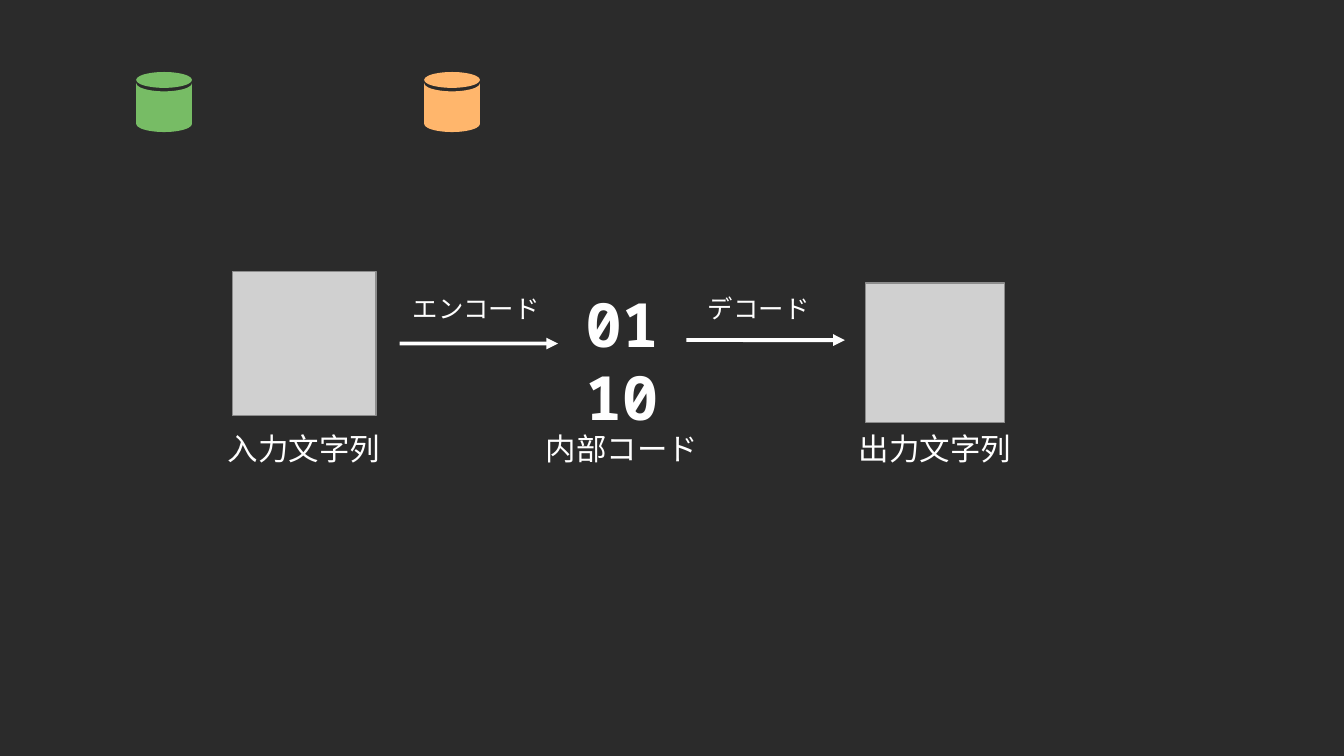
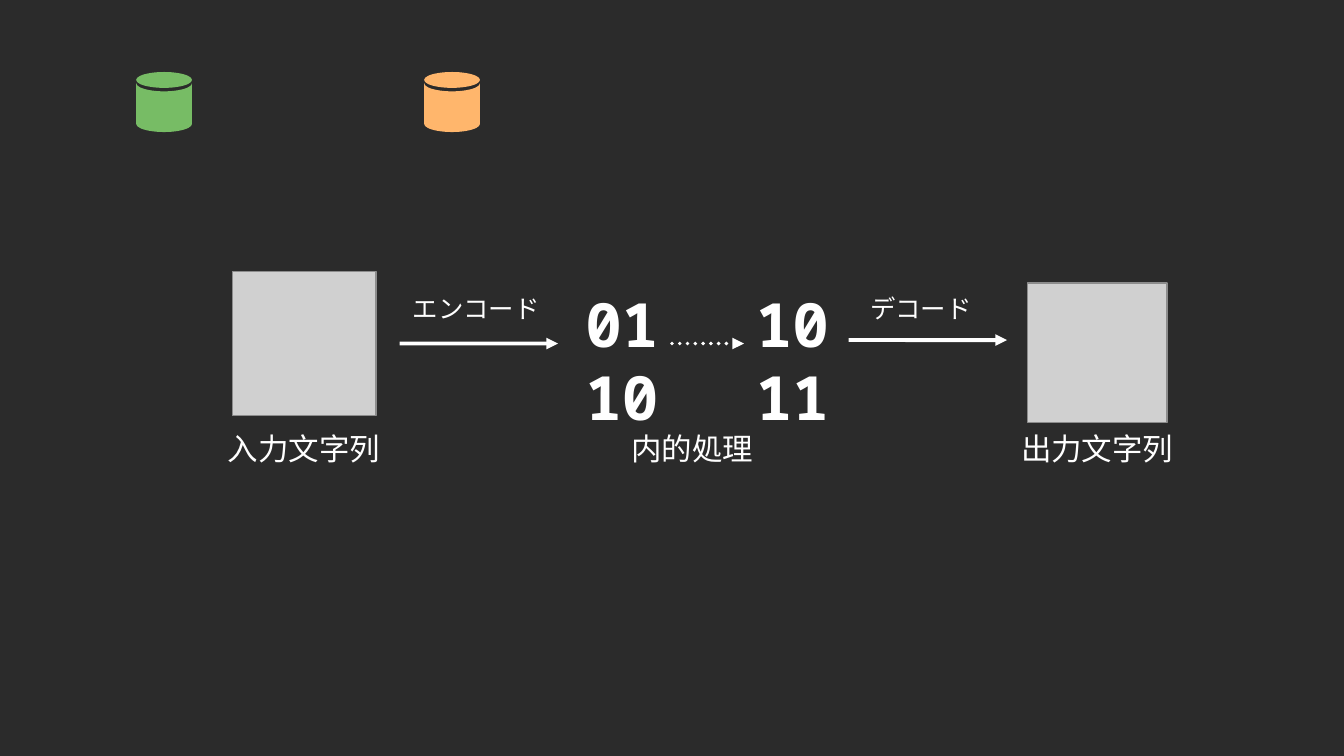
Before and after one commit to shinichi-kato/muno-site-scratch, a slide deck: slide 4 of static/原図.odp. Drawn at 1344x756 pixels with LibreOffice and Linux fonts; fonts in the diff are those of the drawing; grey boxes stand for pictures; background and template pictures are left out; a plain dark background stands for a picture behind light text. Boxes give left, top, right and bottom in pixels: in the first picture for what was removed or moved away, otherwise in the second. Text is boxed around its words. In the diff, an @@ line names an element or a change of style, - is before the commit and + after.

```diff
--- a/static/原図.odp
+++ b/static/原図.odp
@@ text "デコード": place and size @@
-text "デコード" at [708,296,810,320]
+text "デコード" at [870,296,972,320]
@@ text added at [756,303,829,420], 36 pt, text #FFFFFF, bold @@
+10
+11
@@ arrow added from (672, 344) to (744, 344), #FFFFFF 2.3 pt dashed @@
@@ 1 picture, 1 text, 1 arrow: place and size @@
-1 picture, 1 text, 1 arrow at [687,283,1011,463]
+1 picture, 1 text, 1 arrow at [849,283,1173,463]
@@ text removed at [546,434,698,463] @@
-内部コード
@@ text added at [631,434,753,463], 18 pt, text #FFFFFF @@
+内的処理
```
Also in this commit, not shown: 2 other slides changed, 11 other files.
